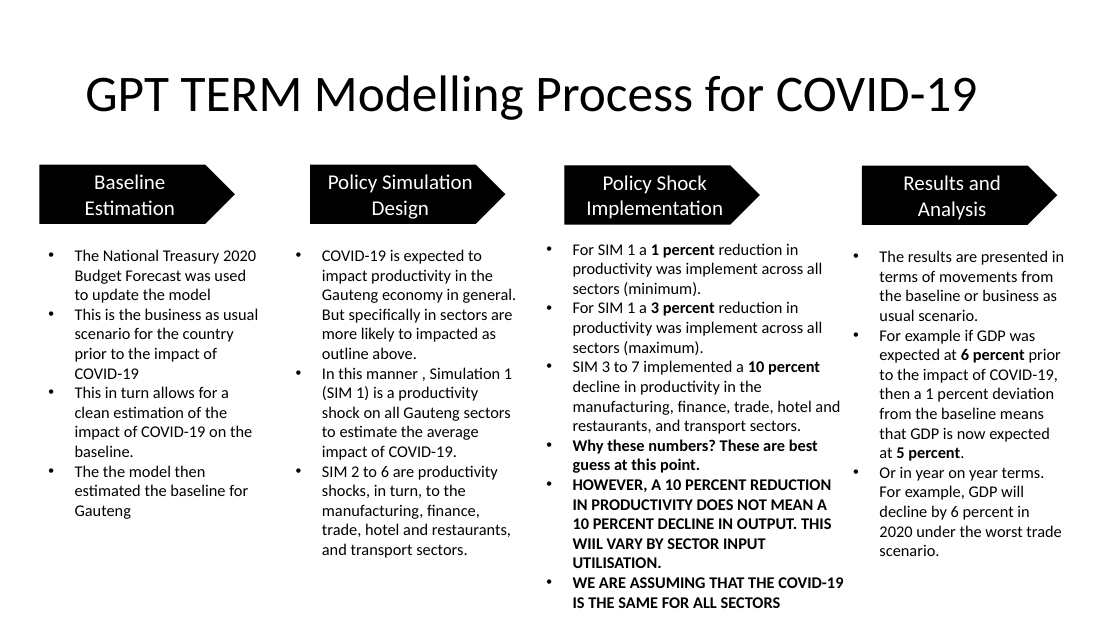
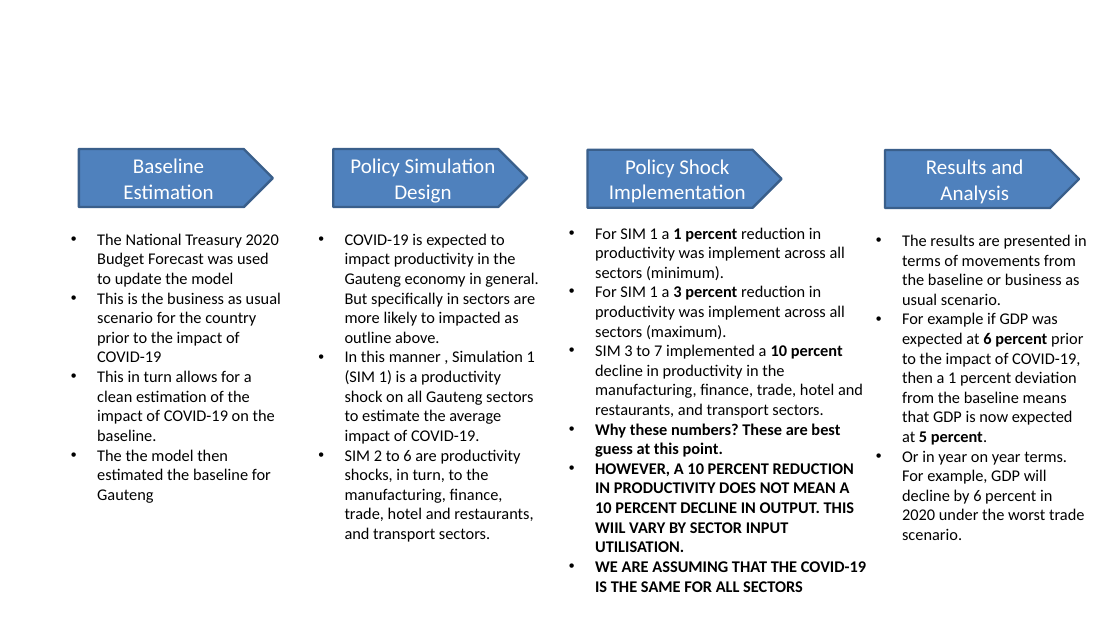
Before and after one commit to xolaniss/COVID_19, a slide deck: slide 5 of COVID-19 Economic Impact.pptx. Drawn at 1120x630 pixels with LibreOffice and Linux fonts; fonts in the diff are those of the drawing; background and template pictures are left out. Boxes give left, top, right and bottom in pixels: in the first picture for what was removed or moved away, otherwise in the second. Text is boxed around its words. In the diff, an @@ line names an element or a change of style, - is before the commit and + after.

```diff
--- a/COVID-19 Economic Impact.pptx
+++ b/COVID-19 Economic Impact.pptx
@@ title "GPT TERM Modelling Process for ...": place and size @@
-title "GPT TERM Modelling Process for ..." at [85,75,978,120]
+title "GPT TERM Modelling Process for ..." at [305,40,1120,162]
@@ title "GPT TERM Modelling Process for ..." at [305,40,1120,162]: size 44 to 25 pt, font Calibri to Arial, text colour #000000 to #FFFFFF, bold on; line spacing 0.9 to 1 @@
@@ fill #000000 to #4F81BD; outline #000000 1 pt to #3A5F8C 2 pt in 4 elements at [886,150,1080,208], [588,150,782,208], [334,149,528,207], [79,149,273,207] @@
@@ pentagon arrow "Baseline Estimation": place and size @@
-pentagon arrow "Baseline Estimation" at [40,166,234,223]
+pentagon arrow "Baseline Estimation" at [79,149,273,207]
@@ 3 pentagon arrows, 3 texts: place and size @@
-3 pentagon arrows, 3 texts at [75,166,1064,558]
+3 pentagon arrows, 3 texts at [97,149,1086,542]
@@ text "For SIM 1 a 1 ...": place and size @@
-text "For SIM 1 a 1 ..." at [573,243,843,608]
+text "For SIM 1 a 1 ..." at [595,227,866,592]
```
Also in this commit, not shown: 12 other slides changed, 1 slide removed, 1 other file.
